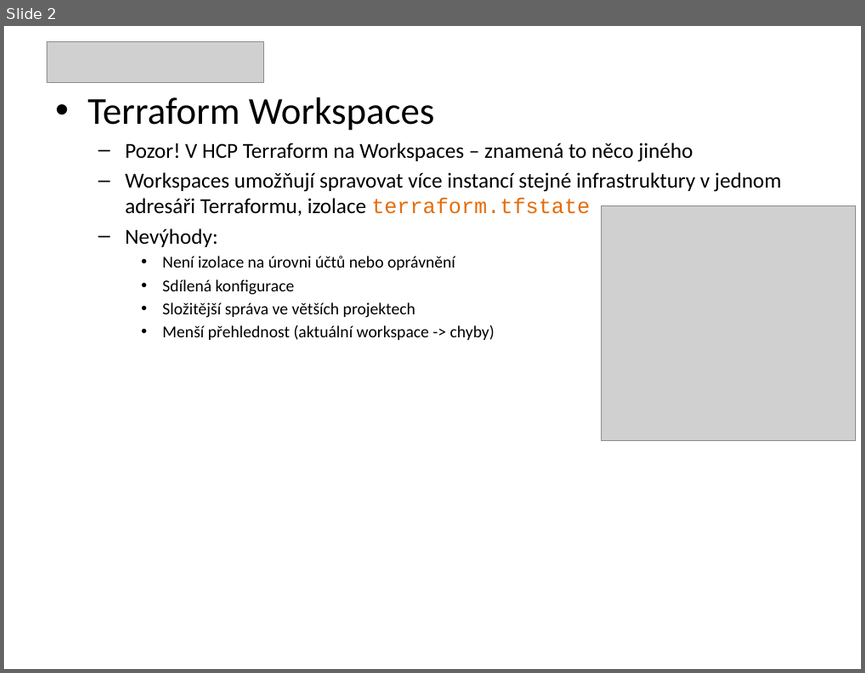
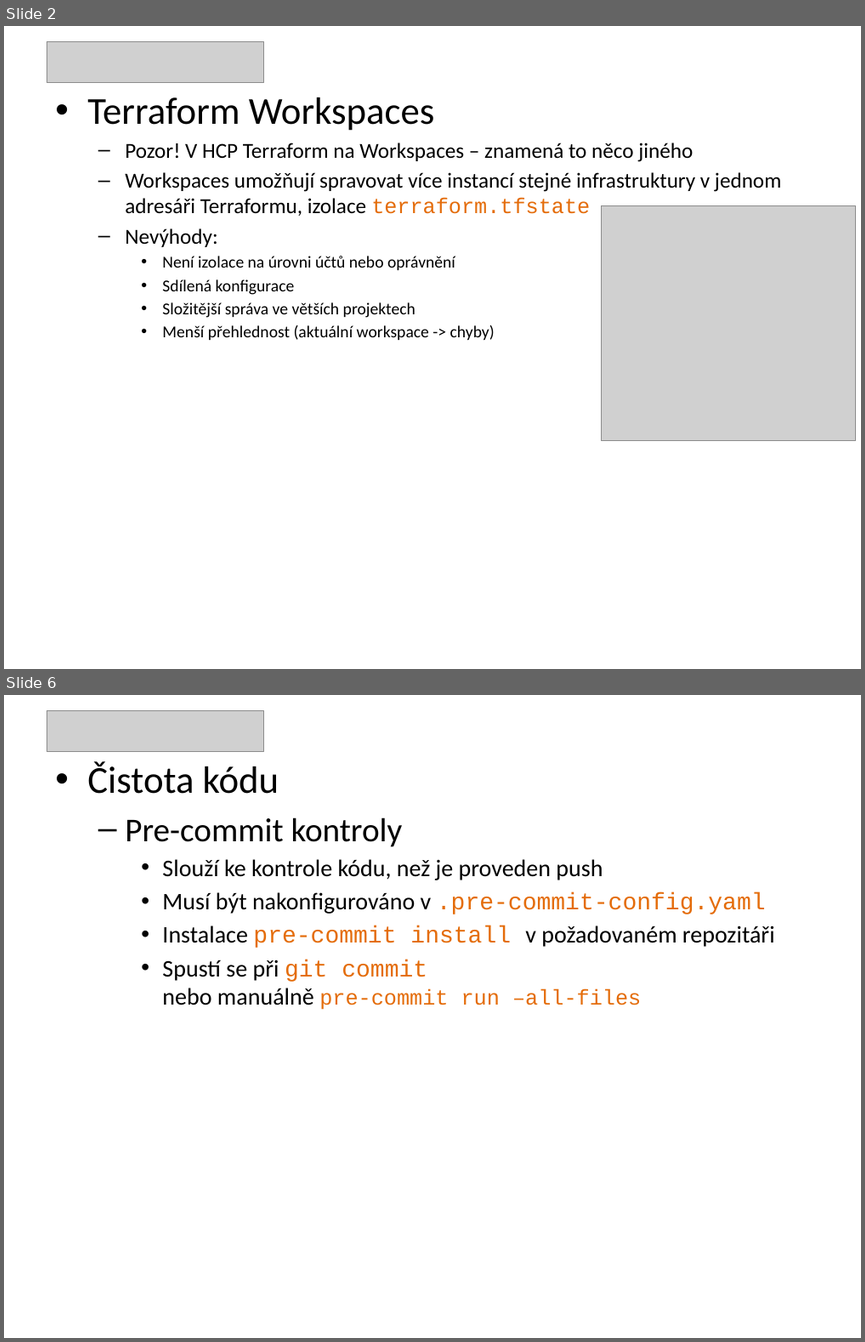
Before and after one commit to puchy/tf-lab, a slide deck: 5-tf.pptx. Shown one above the other, each under a label of ours: slide 2 before the commit, slides 2 and 6 after it; the slides between them are not shown. The pictures are 865x673 and 865x1342 pixels, drawn with LibreOffice and Linux fonts; fonts in the diff are those of the drawing; grey boxes stand for pictures. Boxes give left, top, right and bottom in pixels: in the first picture for what was removed or moved away, otherwise in the second. Text is boxed around its words. In the diff, an @@ line names an element or a change of style, - is before the commit and + after.

```diff
--- a/5-tf.pptx
+++ b/5-tf.pptx
@@ slide 6 added at [4, 695, 861, 1338], background #FFFFFF @@
@@ picture added at [46, 710, 263, 751] @@
@@ text added at [87, 761, 775, 1009], 20 pt, text #000000 @@
+• Čistota kódu
+  – Pre-commit kontroly
+    • Slouží ke kontrole kódu, než je proveden push
+    • Musí být nakonfigurováno v .pre-commit-config.yaml
+    • Instalace pre-commit install v požadovaném repozitáři
+    • Spustí se při git commit
+      nebo manuálně pre-commit run –all-files
```
Also in this commit, not shown: 1 slide changed, 11 other slides added, 1 slide removed, 10 other files.
